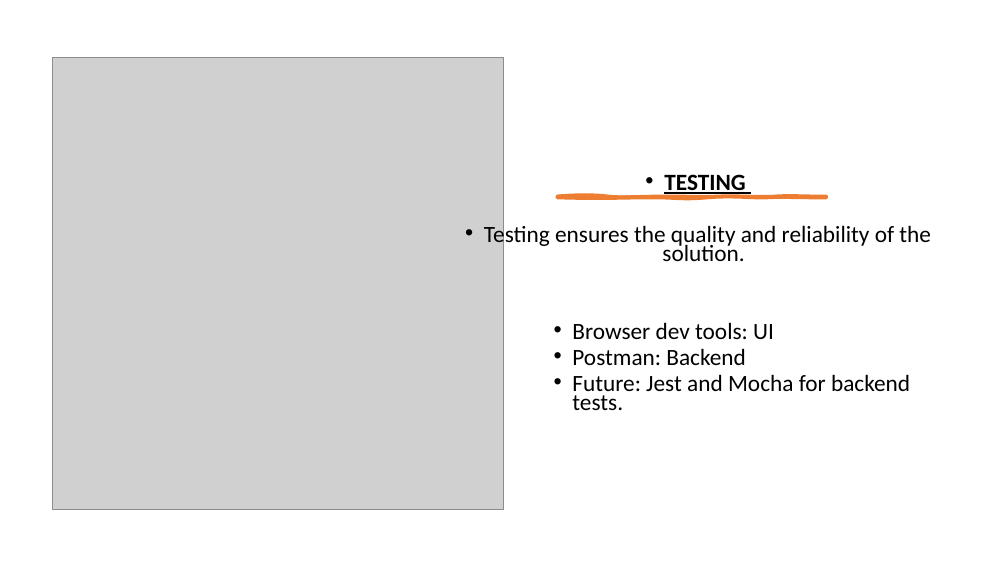
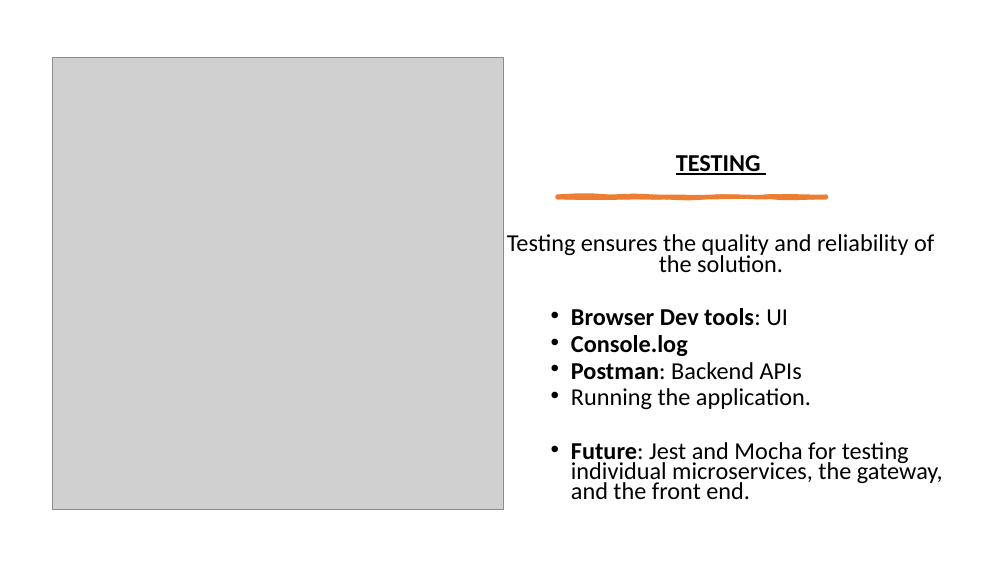
Before and after one commit to Nide17/irembo-user-acc-mgt, a slide deck: slide 11 of ppt.pptx. Drawn at 1008x567 pixels with LibreOffice and Linux fonts; fonts in the diff are those of the drawing; grey boxes stand for pictures. Boxes give left, top, right and bottom in pixels: in the first picture for what was removed or moved away, otherwise in the second. Text is boxed around its words. In the diff, an @@ line names an element or a change of style, - is before the commit and + after.

```diff
--- a/ppt.pptx
+++ b/ppt.pptx
@@ text "TESTING": place and size @@
-text "TESTING" at [484,174,931,410]
+text "TESTING" at [507,155,943,499]
@@ text at [507,155,934,272]: size 22.2 to 23.1 pt in "TESTING", "Testing ensures the quality and reliability of ..."; bullet • to none @@
@@ freeform shape at [557,197,827,198]: outline redrawn @@
@@ text at [571,308,943,499]: text changed; size 22.2 to 23.1 pt @@
-• Browser dev tools: UI
-• Postman: Backend
-• Future: Jest and Mocha for backend tests.
+• Browser Dev tools: UI
+• Console.log
+• Postman: Backend APIs
+• Running the application.
+• Future: Jest and Mocha for testing individual microservices, the gateway, and the front end.
```
Also in this commit, not shown: 11 other slides changed, 1 slide added, 6 other files.
